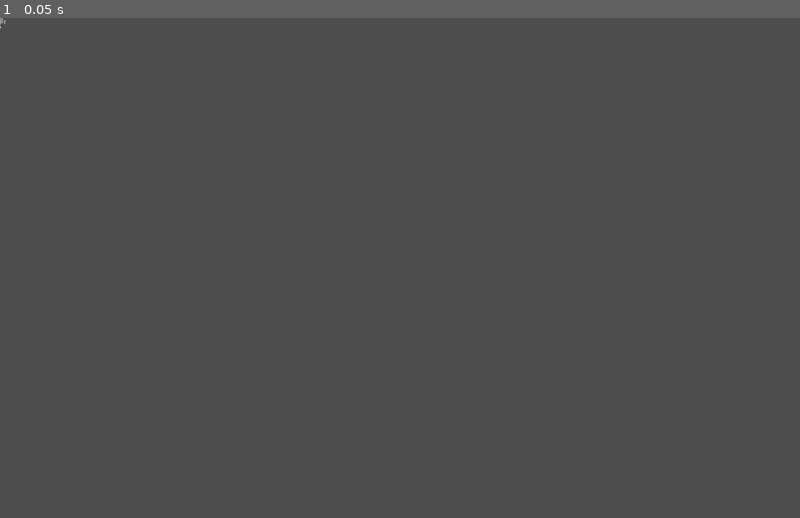
Above: before the commit, frame 1.
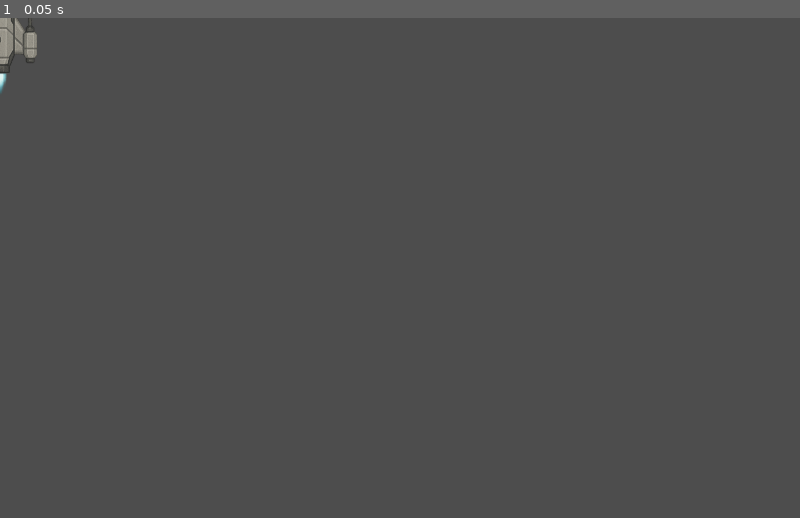
Above: after the commit, the same moment.

Repository: igjese/galaxy-campaign
Game: Godot game, scene res://scenes/Ship.tscn
Same seed, same stepped clock (60 frames per second), same inputs: the game is played once before the commit and once after it. This scene is started directly instead of the project's main scene.
Inputs:
- Up to frame 1 (0.05 s): no input

The runs differ from the first frame. In frame 1, 0.3% of the frame differs, in the area x 0-5%, y 0-15%.

Commit message:
ships: modulated by owner, scaled by type

Diff:
--- a/scenes/battlefield.gd
+++ b/scenes/battlefield.gd
@@ -21,6 +21,7 @@
             ship.set_type(ship_type, is_ai)
             ship.position = get_random_spawn_position(x_base)
             ship.rotation_degrees = -90 if is_ai else 90
+            ship.modulate = Color.LIGHT_CORAL if is_ai else Color.LIGHT_GREEN
             parent.add_child(ship)
 
 
--- a/scenes/ship.gd
+++ b/scenes/ship.gd
@@ -2,22 +2,20 @@
 
 var ship_type := ""
 var is_ai := false
-
-@onready var ship_sprite = $Ship  # or whatever path
+var hull_scale = {"FF": 0.8, "DD": 1.2}
 
 
-func _ready():
+func set_type(ship_type: String, is_ai: bool):
+    self.ship_type = ship_type
+    self.is_ai = is_ai
+    var path = "res://assets/ships/%s.png" % ship_type
+    var texture = load(path)
+    $Ship.texture = texture
     scale_to_normalize()
 
 
 func scale_to_normalize():
     var target_height = 30.0
-    var current_height = ship_sprite.texture.get_height()
-    var scale_factor = target_height / current_height
+    var current_height = $Ship.texture.get_height()
+    var scale_factor = target_height / current_height * hull_scale[ship_type]
     scale = Vector2(scale_factor, scale_factor)
-
-
-func set_type(ship_type: String, is_ai: bool):
-    self.ship_type = ship_type
-    self.is_ai = is_ai
-    # Set sprite, stats, etc.
